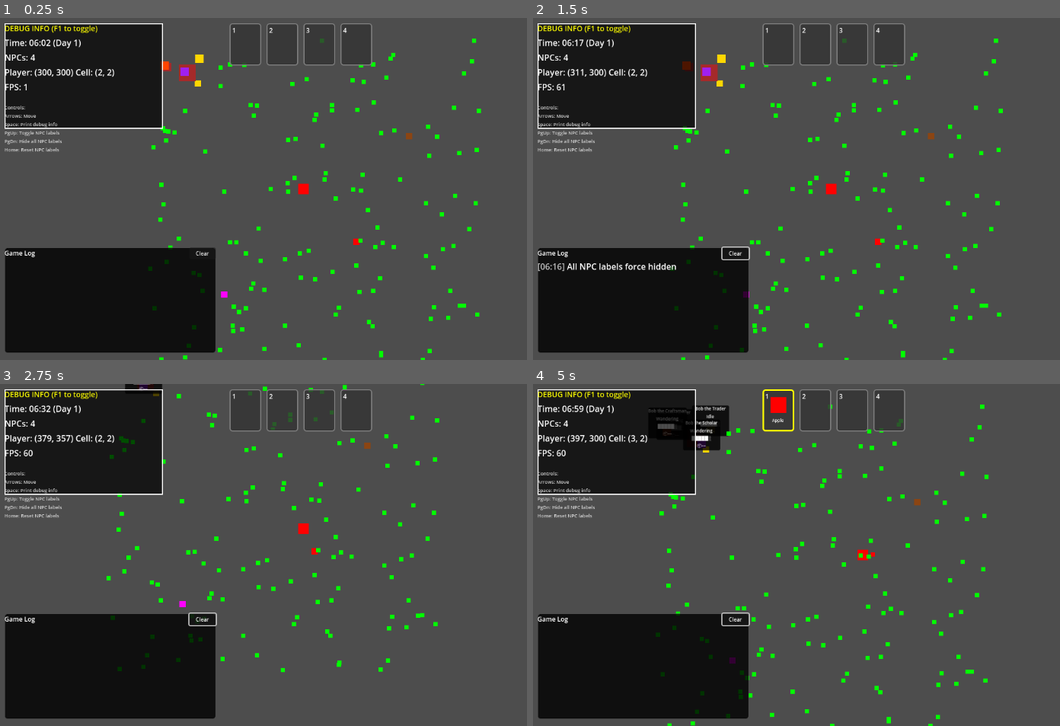
Above: before the commit, frames 1-4 (two rows, left to right).
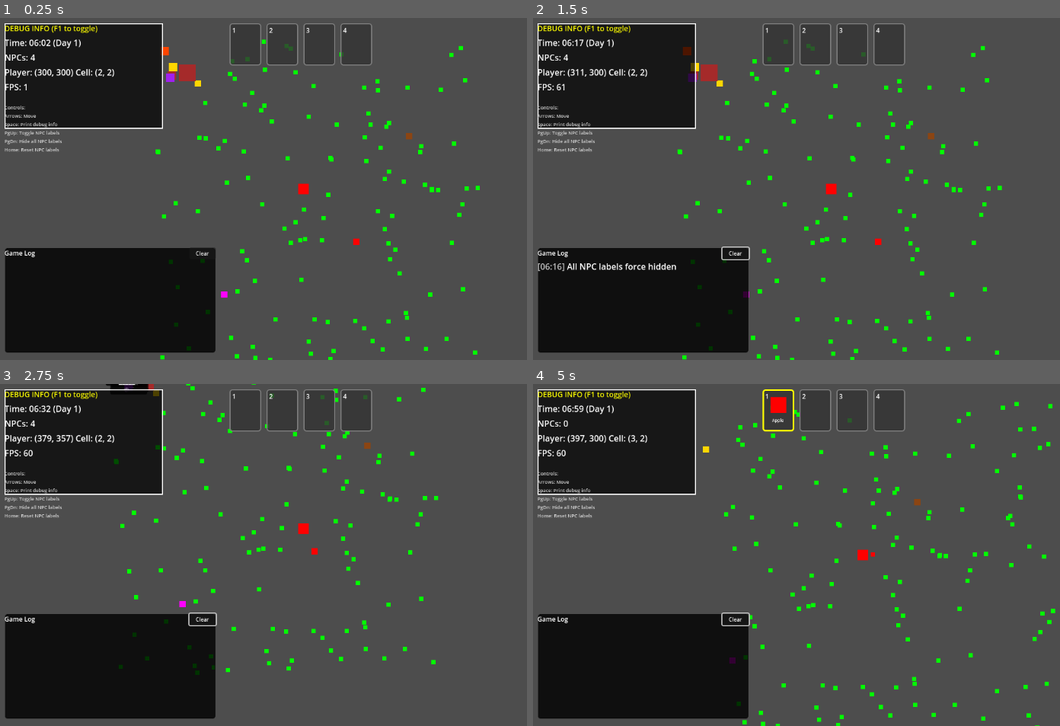
Above: after the commit, the same moments.

Repository: DIM-andy/2dlivingworld
Game: Godot game, scene res://scenes/MainWorld.tscn
Two runs of this game, one before a commit and one after it. Both use one fixed random seed, a clock stepped at 60 frames per second and the inputs below.
Inputs (mouse positions are in pixels of both pictures, inside the frame that each line leads up to):
- Up to frame 1 (0.25 s): no input
- Up to frame 2 (1.5 s): click "Clear" at 0.5 s; tap Enter (ui_accept) at 1.25 s; move the mouse to (643, 301) at 1.27 s; hold Right (ui_right) from 1.28 s (still down); tap Page Down (hide_all_npc_labels) at 1.35 s; click (643, 301) at 1.42 s
- Up to frame 3 (2.75 s): tap Enter (ui_accept) at 1.52, 2.27 s; move the mouse to (105, 431) at 2.02 s; release Right (ui_right) at 2.03 s; hold Down (ui_down) from 2.03 s (still down); tap Page Up (toggle_npc_labels) at 2.1 s; click (105, 431) at 2.17 s
- Up to frame 4 (5 s): move the mouse to (675, 387) at 2.77 s; release Down (ui_down) at 2.78 s; hold Right (ui_right) 2.78-3.53 s; tap E at 2.85 s; click (675, 387) at 2.92 s; move the mouse to (638, 387) at 3.52 s; hold Up (ui_up) 3.53-4.28 s; tap 1 at 3.6 s; click (638, 387) at 3.67 s; tap Enter (ui_accept) at 3.77, 4.52 s; move the mouse to (612, 448) at 4.27 s; hold Left (ui_left) from 4.28 s (still down); tap 4 at 4.35 s; click (612, 448) at 4.42 s

The runs differ from the first frame. In frame 1, 3.0% of the frame differs, in the area x 28-92%, y 6-100%; in frame 2, 3.0%; in frame 3, 2.6%; in frame 4, 3.7%, in the area x 5-100%, y 5-100%.

Commit message:
Procedural World Gen v1
-added rudimentary procgen
-cells are being saved as nodes for now
-not very resource efficient
-adjusted NPCs to be able to wander better

Diff:
--- a/scripts/NPC.gd
+++ b/scripts/NPC.gd
@@ -11,6 +11,7 @@
 
 @export var npc_name: String = "NPC"
 @export var move_speed: float = 50.0
+@export var wander_extension: float = 128.0 # How far an NPC can wander outside its cell
 @export var interaction_range: float = 32.0
 @export var show_debug_label: bool = true
 
@@ -32,7 +33,7 @@
 var player_reference: CharacterBody2D
 
 # AI/Behavior variables
-var wander_radius: float = 64.0
+var wander_radius: float = 1024.0
 var home_position: Vector2
 var schedule: Dictionary = {}
 
@@ -349,10 +350,16 @@
 
 	# Keep within cell bounds if we have a cell reference
 	if current_cell:
-		var cell_bounds = Rect2(Vector2.ZERO, Vector2(current_cell.cell_size, current_cell.cell_size))
+		# 1. Define the original cell boundary
+		var cell_bounds = Rect2(current_cell.position, Vector2(current_cell.cell_size, current_cell.cell_size))
+
+		# 2. Grow the boundary by the extension amount
+		var expanded_bounds = cell_bounds.grow(wander_extension)
+
+		# 3. Clamp the target position within the new, expanded bounds
 		target_position = Vector2(
-			clamp(target_position.x, cell_bounds.position.x + 16, cell_bounds.size.x - 16),
-			clamp(target_position.y, cell_bounds.position.y + 16, cell_bounds.size.y - 16)
+			clamp(target_position.x, expanded_bounds.position.x + 16, expanded_bounds.end.x - 16),
+			clamp(target_position.y, expanded_bounds.position.y + 16, expanded_bounds.end.y - 16)
 		)
 
 func interact_with_player(player: Node2D):
@@ -421,13 +428,6 @@
 		held_item_visual.color = item.item_color
 		held_item_visual.position = Vector2(12, -10)  # Position to the right of NPC
 		add_child(held_item_visual)
-
-func register_with_manager():
-	# This gets called after the node is properly in the scene tree
-	if get_tree() and get_tree().has_group("world_manager"):
-		var world_manager = get_tree().get_first_node_in_group("world_manager")
-		if world_manager and world_manager.npc_manager:
-			world_manager.npc_manager.register_npc(self)
 
 func get_state_name() -> String:
 	match current_state:
@@ -444,6 +444,20 @@
 		_:
 			return "Unknown"
 
+func activate():
+	visible = true
+	set_physics_process(true)
+	# Re-enable collision
+	if has_node("CollisionShape2D"):
+		get_node("CollisionShape2D").disabled = false
+
+func deactivate():
+	visible = false
+	set_physics_process(false)
+	# Disable collision to prevent interactions when inactive
+	if has_node("CollisionShape2D"):
+		get_node("CollisionShape2D").disabled = true
+
 # Static methods for global label control
 static func toggle_all_labels():
 	global_labels_enabled = !global_labels_enabled
--- a/scripts/NPCManager.gd
+++ b/scripts/NPCManager.gd
@@ -1,27 +1,45 @@
 extends Node
 class_name NPCManager
 
+var all_npcs: Array[NPC] = []
 var active_npcs: Array[NPC] = []
-var npc_update_timer: float = 0.0
-var update_interval: float = 0.1  # Update NPCs every 0.1 seconds
+
+var world_manager: WorldManager
 
 func _ready():
+	# Get a reference to the WorldManager to access its active cells
+	world_manager = get_tree().get_first_node_in_group("world_manager")
 	set_process(true)
 
 func _process(delta):
-	npc_update_timer += delta
-	if npc_update_timer >= update_interval:
-		update_active_npcs(npc_update_timer)
-		npc_update_timer = 0.0
+	if not world_manager:
+		return
 
-func update_active_npcs(delta: float):
-	for npc in active_npcs:
+	# Clear the list of active NPCs for this frame
+	active_npcs.clear()
+
+	# Check the status of every NPC in the world
+	for npc in all_npcs:
 		if is_instance_valid(npc):
-			npc.update_ai(delta)
+			var npc_cell = world_manager.world_to_cell(npc.global_position)
 
-func register_npc(npc: NPC):
-	if not active_npcs.has(npc):
-		active_npcs.append(npc)
+			# If the NPC is in a currently active cell, activate it
+			if world_manager.active_cells.has(npc_cell):
+				npc.activate()
+				active_npcs.append(npc)
+				npc.update_ai(delta) # Update its AI
+			# Otherwise, deactivate it
+			else:
+				npc.deactivate()
 
-func unregister_npc(npc: NPC):
-	active_npcs.erase(npc)
+func add_npc_to_world(npc: NPC):
+	if not all_npcs.has(npc):
+		all_npcs.append(npc)
+		# Add the NPC as a child of the manager, not the cell
+		add_child(npc)
+
+func remove_npc_from_world(npc: NPC):
+	if all_npcs.has(npc):
+		all_npcs.erase(npc)
+		if is_instance_valid(npc):
+			npc.queue_free()
--- a/scripts/WorldCell.gd
+++ b/scripts/WorldCell.gd
@@ -3,7 +3,7 @@
 
 var cell_position: Vector2i
 var cell_size: int
-var is_active: bool = true
+var is_active: bool = false
 
 # Cell contents
 var npcs_in_cell: Array[NPC] = []
@@ -17,37 +17,58 @@
 	cell_position = pos
 	cell_size = size
 
-	# Create spatial grid for this cell (optional optimization)
 	spatial_grid = SpatialGrid.new()
-	spatial_grid.setup(Rect2(Vector2.ZERO, Vector2(size, size)), 16)  # 16x16 sub-grid
+	spatial_grid.setup(Rect2(Vector2.ZERO, Vector2(size, size)), 16)
 
 	generate_cell_content()
 
+	# Start deactivated
+	deactivate()
+	# Activate right after setup
+	activate()
+
+
 func generate_cell_content():
-	# This is where you'd add procedural generation later
-	# For now, just add some basic content based on cell position
-
 	if cell_position == Vector2i.ZERO:
-		# Spawn town center
 		spawn_building("TownHall", Vector2(cell_size/2, cell_size/2))
-
-		# Spawn NPCs with different specializations
 		for i in 4:
-			var npc_pos = Vector2(
-				randf_range(20, cell_size - 20),
-				randf_range(20, cell_size - 20)
-			)
+			var npc_pos = Vector2(randf_range(20, cell_size - 20), randf_range(20, cell_size - 20))
 			var specialization = VillagerSpecialization.VillagerType.values()[i % VillagerSpecialization.VillagerType.size()]
 			spawn_npc("Villager", npc_pos, specialization)
+	else:
+		add_decorations()
 
-	else:
-		# Add some random decorations
-		add_decorations()
+func activate():
+	if is_active: return
+	is_active = true
+	visible = true
+	set_process(true)
+
+	for child in get_children():
+		if child is CanvasItem:
+			child.visible = true
+		if child.has_method("set_physics_process"):
+			child.set_physics_process(true)
+
+func deactivate():
+	if not is_active: return
+	is_active = false
+	visible = false
+	set_process(false)
+
+	for child in get_children():
+		if child is CanvasItem:
+			child.visible = false
+		if child.has_method("set_physics_process"):
+			child.set_physics_process(false)
 
 func spawn_npc(npc_type: String, pos: Vector2, specialization: VillagerSpecialization.VillagerType = VillagerSpecialization.VillagerType.FARMER) -> NPC:
 	var npc = load("res://npcs/" + npc_type + ".tscn").instantiate()
-	add_child(npc)
-	npc.position = pos
+
+	# The NPC's position is relative to the cell, so we calculate its global position
+	var global_pos = self.position + pos
+	npc.global_position = global_pos
+
 	npc.setup_in_cell(self)
 
 	# Set specialization if the NPC has a specialization component
@@ -55,13 +76,18 @@
 	if specialization_node:
 		specialization_node.villager_type = specialization
 
+	# Let the NPCManager handle the NPC from now on
+	var world_manager = get_tree().get_first_node_in_group("world_manager")
+	if world_manager and world_manager.npc_manager:
+		world_manager.npc_manager.add_npc_to_world(npc)
+
+	# Keep a reference for potential future use, but the cell is no longer the parent
 	npcs_in_cell.append(npc)
 	spatial_grid.add_object(npc, pos)
 
 	return npc
 
 func spawn_building(building_type: String, pos: Vector2) -> Building:
-	# Placeholder - you'd load actual building scenes
 	var building = Building.new()
 	building.setup(building_type, pos)
 	add_child(building)
@@ -70,7 +96,6 @@
 	return building
 
 func add_decorations():
-	# Add random trees, rocks, etc.
 	for i in randi_range(3, 8):
 		var decoration = create_decoration()
 		add_child(decoration)
@@ -80,12 +105,9 @@
 	var visual = ColorRect.new()
 	visual.size = Vector2(8, 8)
 	visual.color = Color.GREEN
-	visual.position = Vector2(-4, -4)  # Center it
+	visual.position = Vector2(-4, -4)
 	decoration.add_child(visual)
-	decoration.position = Vector2(
-		randf_range(8, cell_size - 8),
-		randf_range(8, cell_size - 8)
-	)
+	decoration.position = Vector2(randf_range(8, cell_size - 8), randf_range(8, cell_size - 8))
 	return decoration
 
 func get_npcs_in_area(area: Rect2) -> Array[NPC]:
--- a/scripts/WorldManager.gd
+++ b/scripts/WorldManager.gd
@@ -3,13 +3,13 @@
 
 signal world_ready
 
-@export var world_size: Vector2i = Vector2i(5, 5)  # Start with 5x5 grid
 @export var cell_size: int = 128  # Each cell is 128x128 pixels
-@export var active_radius: int = 2  # How many cells around player to keep active
+@export var active_radius: int = 2  # How many cells around the player to keep active
 
 var world_cells: Dictionary = {}
+var active_cells: Dictionary = {}
 var player_reference: Node2D
-var current_player_cell: Vector2i
+var current_player_cell: Vector2i = Vector2i(999, 999)  # Initialize to a dummy value
 
 # Systems
 var npc_manager: NPCManager
@@ -18,74 +18,84 @@
 
 func _ready():
 	setup_world_systems()
-	generate_initial_world()
 	world_ready.emit()
-	# Set up player reference
 	var player = get_node("Player")
 	set_player(player)
 
+func _process(delta):
+	if player_reference:
+		_on_player_moved(player_reference.global_position)
+
 func setup_world_systems():
-	# Create core systems
 	npc_manager = NPCManager.new()
 	add_child(npc_manager)
 
 	time_system = TimeSystem.new()
 	add_child(time_system)
 
-	# Create inventory system
 	inventory_system = InventorySystem.new()
-	inventory_system.name = "InventorySystem"  # Give it a proper name
+	inventory_system.name = "InventorySystem"
 	add_child(inventory_system)
-	inventory_system.add_to_group("inventory_system")  # Add to group after adding to tree
+	inventory_system.add_to_group("inventory_system")
 
-	# Debug: Confirm inventory system is created
 	if GlobalMessageSystem:
 		GlobalMessageSystem.add_system("Inventory system created and added to scene")
 	else:
 		print("Inventory system created and added to scene")
 
-func generate_initial_world():
-	for x in world_size.x:
-		for y in world_size.y:
-			var cell_pos = Vector2i(x, y)
-			var cell = create_world_cell(cell_pos)
-			world_cells[cell_pos] = cell
+func set_player(player: Node2D):
+	player_reference = player
+	_on_player_moved(player_reference.global_position)
+
+func _on_player_moved(new_pos: Vector2):
+	var new_cell_pos = world_to_cell(new_pos)
+	if new_cell_pos != current_player_cell:
+		current_player_cell = new_cell_pos
+		update_active_cells()
+
+func world_to_cell(world_pos: Vector2) -> Vector2i:
+	return Vector2i(floor(world_pos.x / cell_size), floor(world_pos.y / cell_size))
+
+func update_active_cells():
+	var required_cells = get_cells_in_radius(current_player_cell, active_radius)
+	var required_cells_set = {}
+	for cell_pos in required_cells:
+		required_cells_set[cell_pos] = true
+
+	# Unload cells that are no longer in radius
+	var cells_to_unload = []
+	for cell_pos in active_cells.keys():
+		if not required_cells_set.has(cell_pos):
+			cells_to_unload.append(cell_pos)
+
+	for cell_pos in cells_to_unload:
+		if is_instance_valid(active_cells[cell_pos]):
+			active_cells[cell_pos].deactivate()
+		active_cells.erase(cell_pos)
+
+	# Load new cells
+	for cell_pos in required_cells:
+		if not active_cells.has(cell_pos):
+			var cell
+			if world_cells.has(cell_pos):
+				cell = world_cells[cell_pos]
+				cell.activate()
+			else:
+				cell = create_world_cell(cell_pos)
+				world_cells[cell_pos] = cell
+
+			active_cells[cell_pos] = cell
 
 func create_world_cell(cell_pos: Vector2i) -> WorldCell:
 	var cell = WorldCell.new()
+	add_child(cell)
 	cell.setup(cell_pos, cell_size)
-	add_child(cell)
-
-	# Position the cell in world space
-	cell.position = Vector2(cell_pos * cell_size)
-
+	cell.position = Vector2(cell_pos) * cell_size
 	return cell
-
-func set_player(player: Node2D):
-	player_reference = player
-	# Connect to player movement if needed
-	if player.has_signal("position_changed"):
-		player.position_changed.connect(_on_player_moved)
-
-func _on_player_moved(new_pos: Vector2):
-	var new_cell = world_to_cell(new_pos)
-	if new_cell != current_player_cell:
-		current_player_cell = new_cell
-		update_active_cells()
-
-func world_to_cell(world_pos: Vector2) -> Vector2i:
-	return Vector2i(world_pos / cell_size)
-
-func update_active_cells():
-	# This is where you'd implement loading/unloading for larger worlds
-	# For now, all cells stay active since it's small
-	pass
 
 func get_cells_in_radius(center: Vector2i, radius: int) -> Array[Vector2i]:
 	var cells: Array[Vector2i] = []
 	for x in range(center.x - radius, center.x + radius + 1):
 		for y in range(center.y - radius, center.y + radius + 1):
-			var cell_pos = Vector2i(x, y)
-			if world_cells.has(cell_pos):
-				cells.append(cell_pos)
+			cells.append(Vector2i(x, y))
 	return cells
